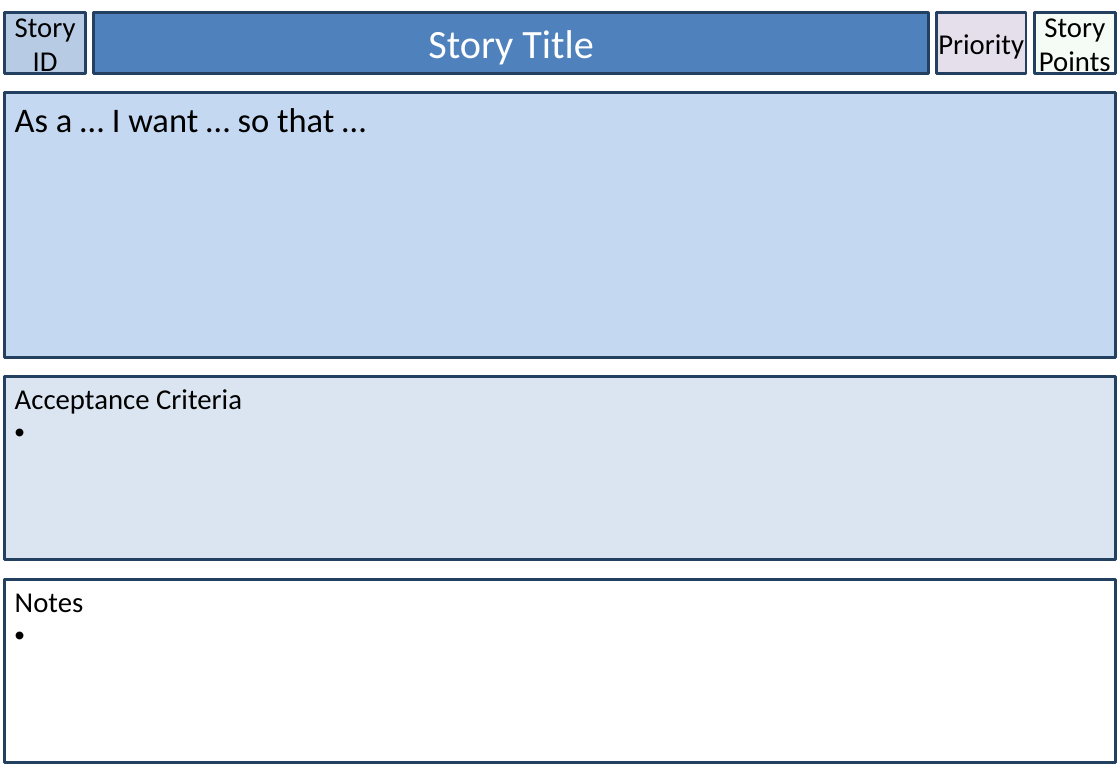
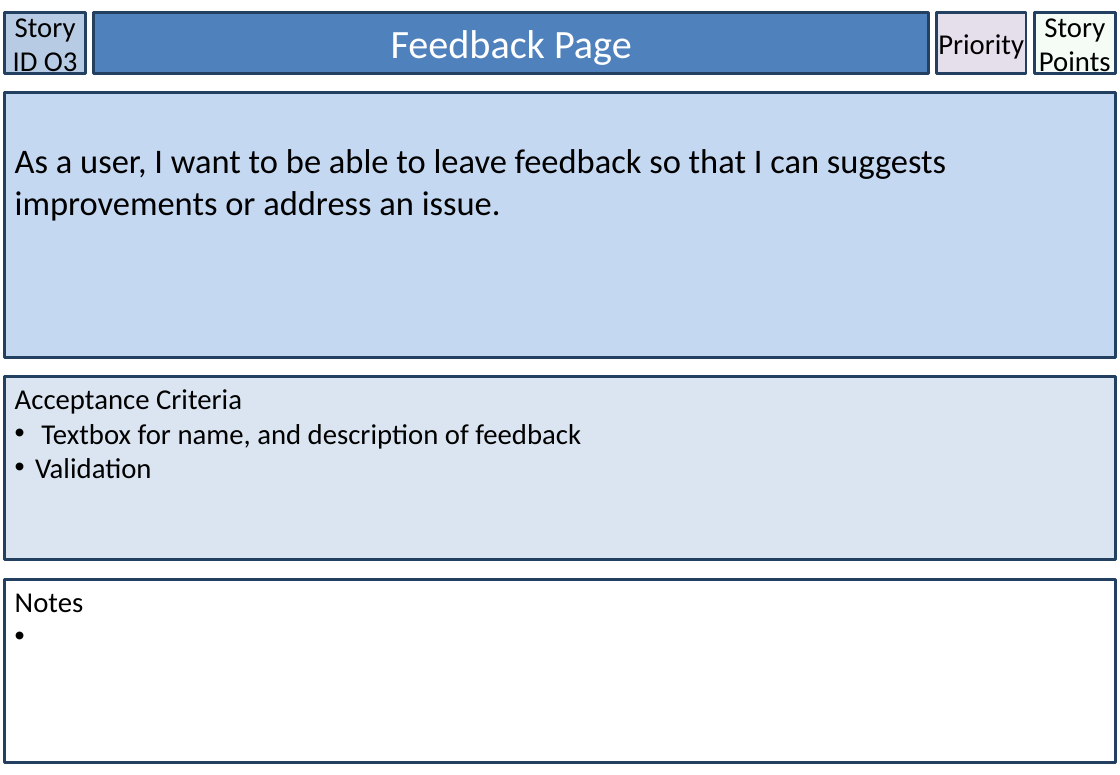
Before and after one commit to LaineBuraga/Discover-Brisbane, a slide deck: slide 15 of User Stories.pptx. Drawn at 1120x775 pixels with LibreOffice and Linux fonts; fonts in the diff are those of the drawing. Boxes give left, top, right and bottom in pixels: in the first picture for what was removed or moved away, otherwise in the second. Text is boxed around its words. In the diff, an @@ line names an element or a change of style, - is before the commit and + after.

Commit message:
[2nd meeting] Updated copy of user stories and backlog

```diff
--- a/User Stories.pptx
+++ b/User Stories.pptx
@@ text in rectangle at [13,13,78,78]: text changed @@
-Story ID
+Story ID O3
@@ text in rectangle at [391,30,632,65]: text changed @@
-Story Title
+Feedback Page
@@ text in rectangle at [15,149,946,221]: text changed @@
-As a … I want … so that …
+As a user, I want to be able to leave feedback so that I can suggests improvements or address an issue.
@@ text in rectangle at [35,424,581,479]: paragraphs added @@
+• Textbox for name, and description of feedback
+• Validation
```
Also in this commit, not shown: 15 other slides changed, 1 slide added, 1 other file.
